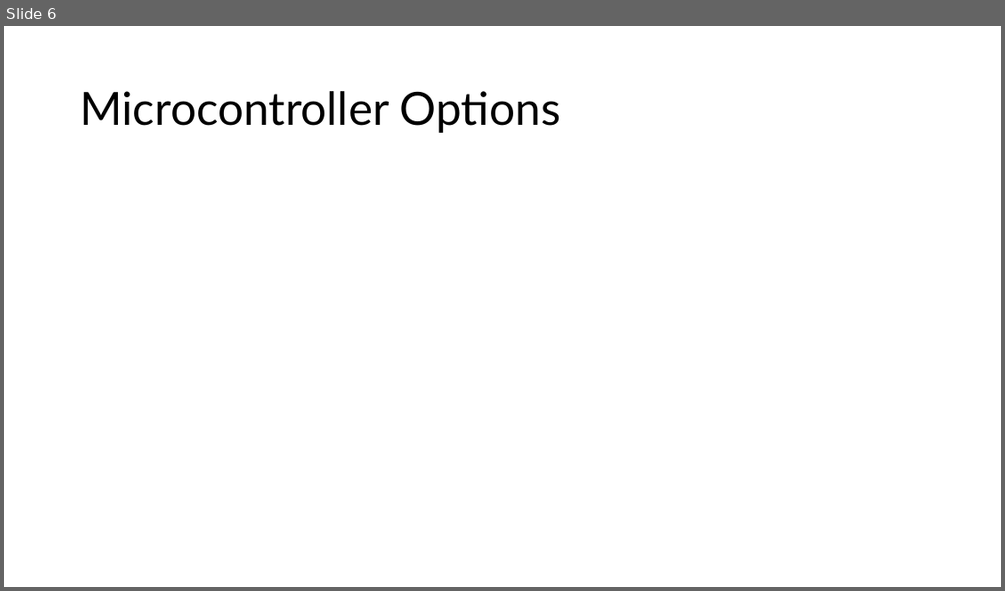
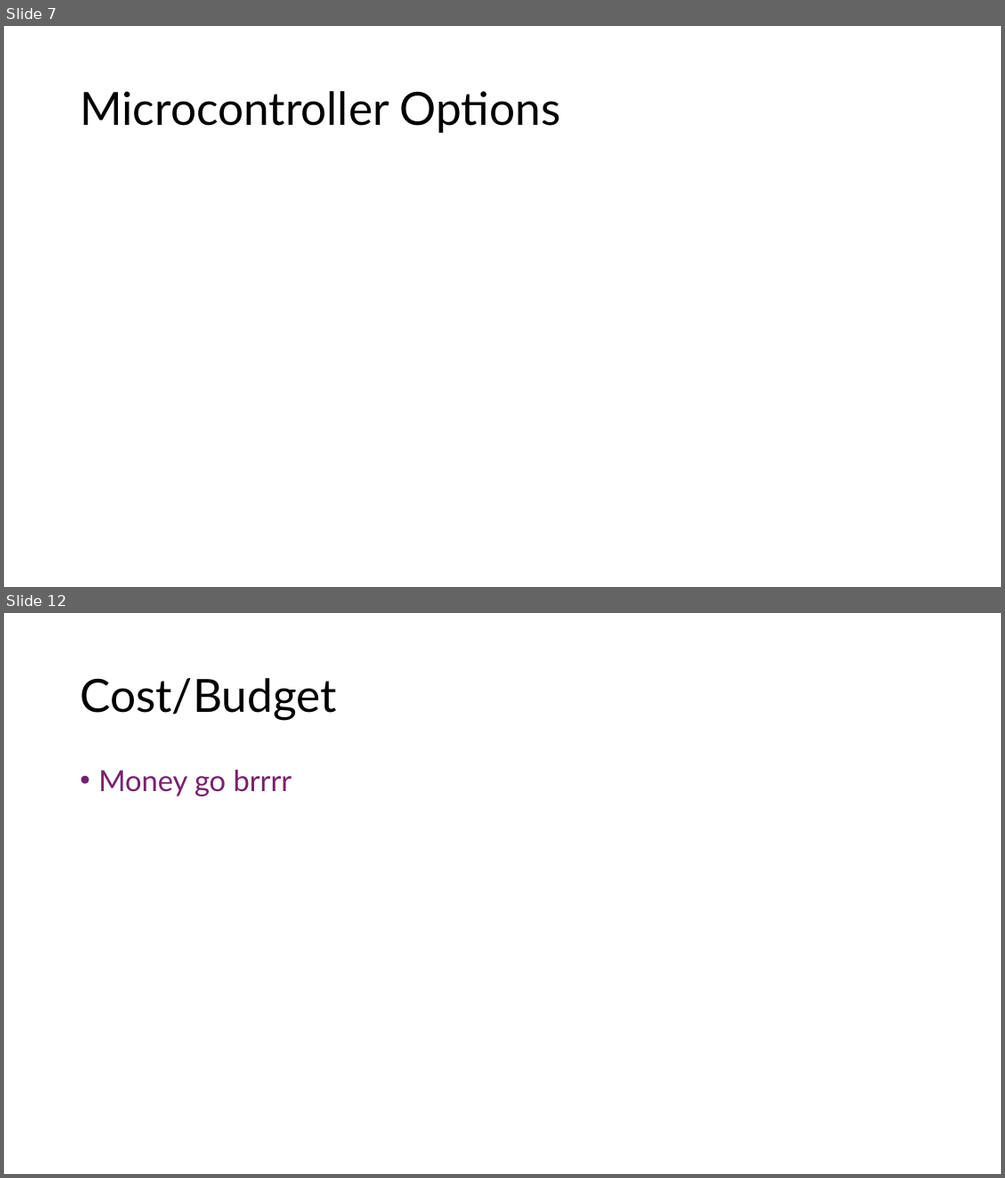
Before and after one commit to Tannyr-Singleterry/ECE590_SeniorDesign, a slide deck: Documents/CDR/CDR_Presentation.pptx. Shown one above the other, each under a label of ours: slide 6 before the commit, slides 7 and 12 after it; the slides between them are not shown. The pictures are 1005x591 and 1005x1178 pixels, drawn with LibreOffice and Linux fonts; fonts in the diff are those of the drawing. Boxes give left, top, right and bottom in pixels: in the first picture for what was removed or moved away, otherwise in the second. Text is boxed around its words. In the diff, an @@ line names an element or a change of style, - is before the commit and + after.

```diff
--- a/Documents/CDR/CDR_Presentation.pptx
+++ b/Documents/CDR/CDR_Presentation.pptx
@@ slide 12 added at (4,613,1001,1174), background #FFFFFF @@
@@ title added at (80,678,336,720), 44 pt, text #000000 @@
+Cost/Budget
@@ text added at (98,770,292,796), 28 pt, text #78206E @@
+• Money go brrrr
@@ what was slide 6 is now slide 7 @@
```
Also in this commit, not shown: 8 slides changed, 3 other slides added, 2 slides removed, 2 other files.
